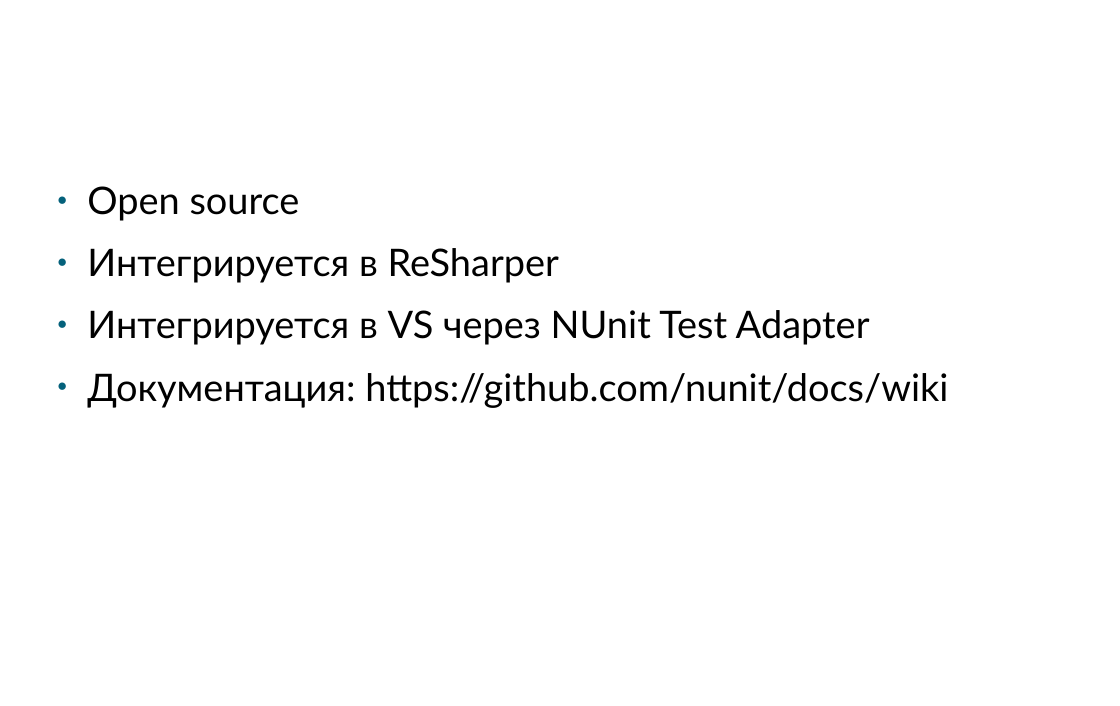
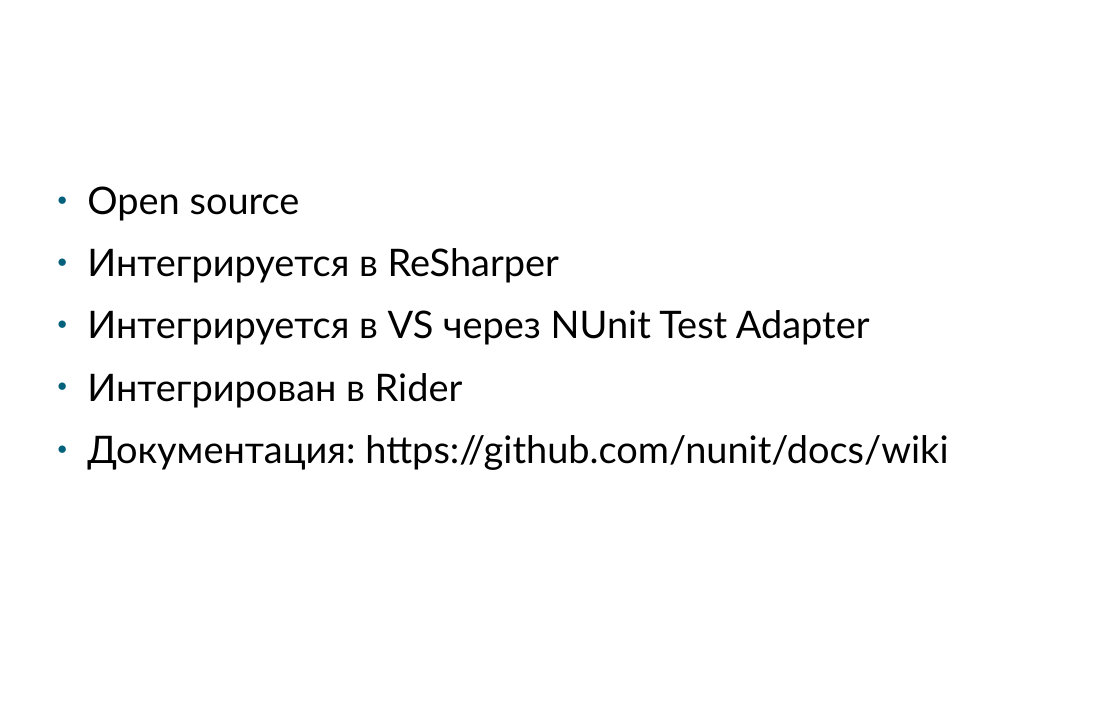
Before and after one commit to klimenkoAnna/DeveloperInstrumentalTools, a slide deck: slide 8 of docs/ETU DIT #2.pptx. Drawn at 1120x706 pixels with LibreOffice and Linux fonts; fonts in the diff are those of the drawing; background and template pictures are left out. Boxes give left, top, right and bottom in pixels: in the first picture for what was removed or moved away, otherwise in the second. Text is boxed around its words. In the diff, an @@ line names an element or a change of style, - is before the commit and + after.

```diff
--- a/docs/ETU DIT #2.pptx
+++ b/docs/ETU DIT #2.pptx
@@ text at box(87, 373, 463, 408): paragraph added @@
+● Интегрирован в Rider
```
Also in this commit, not shown: 9 other slides changed, 9 other files.
